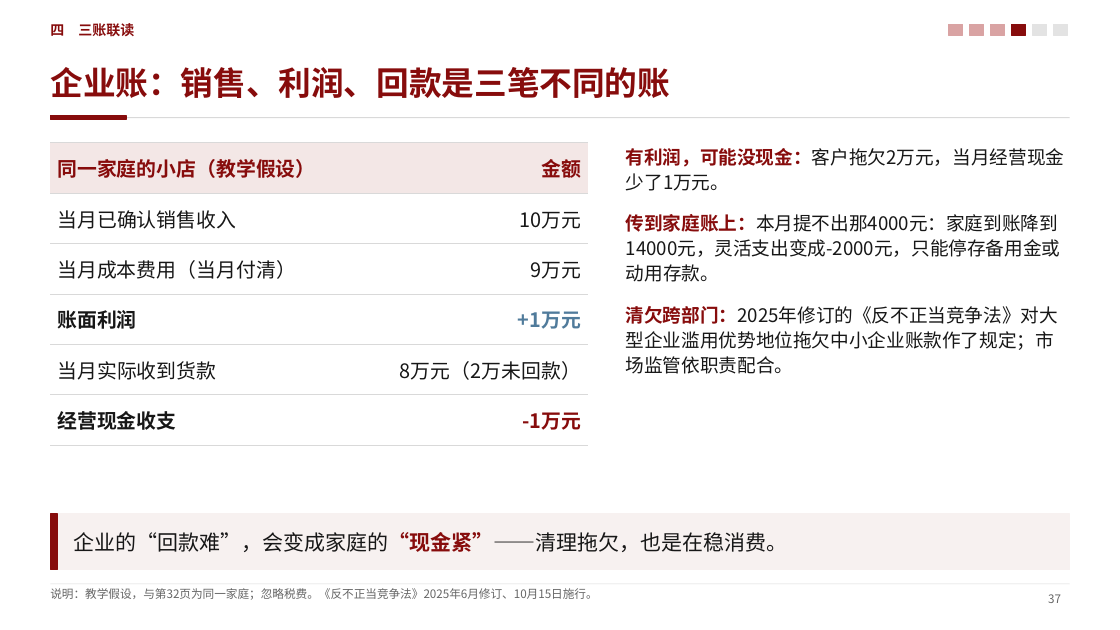
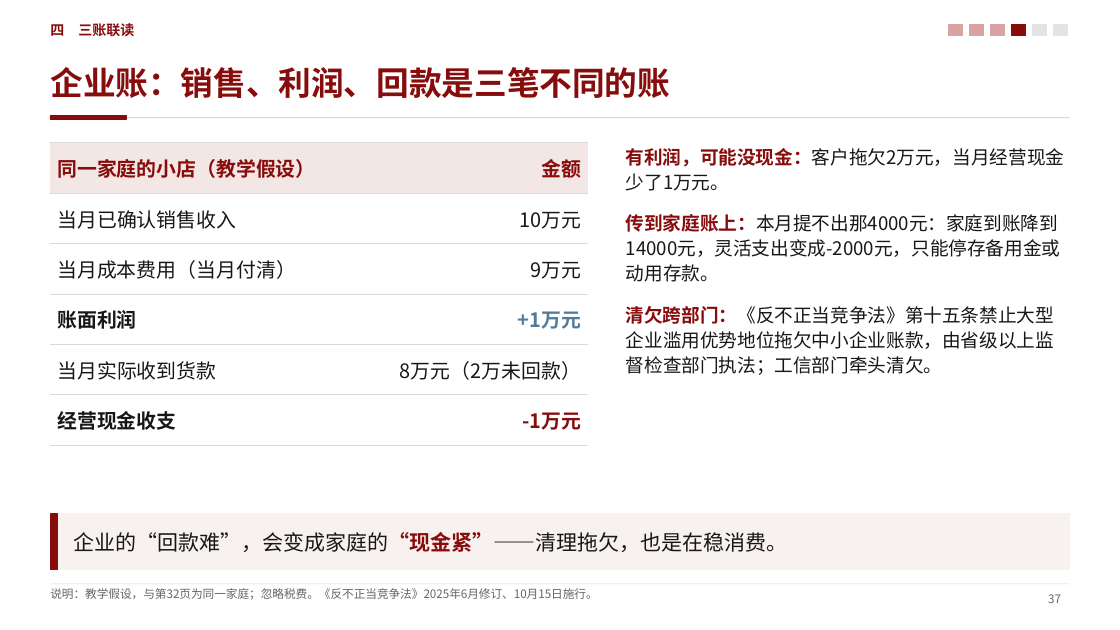
Before and after one commit to zerongwong/zerongwong.github.io, a slide deck: slide 37 of talks/2026-10-consumption-regulation/消费提振视角下的中国宏观经济形势分析_第三稿.pptx. Drawn at 1120x630 pixels with LibreOffice and Linux fonts; fonts in the diff are those of the drawing. Boxes give left, top, right and bottom in pixels: in the first picture for what was removed or moved away, otherwise in the second. Text is boxed around its words. In the diff, an @@ line names an element or a change of style, - is before the commit and + after.

```diff
--- a/talks/2026-10-consumption-regulation/消费提振视角下的中国宏观经济形势分析_第三稿.pptx
+++ b/talks/2026-10-consumption-regulation/消费提振视角下的中国宏观经济形势分析_第三稿.pptx
@@ text at [626,306,1054,375]: text changed @@
-清欠跨部门：2025年修订的《反不正当竞争法》对大型企业滥用优势地位拖欠中小企业账款作了规定；市场监管依职责配合。
+清欠跨部门：《反不正当竞争法》第十五条禁止大型企业滥用优势地位拖欠中小企业账款，由省级以上监督检查部门执法；工信部门牵头清欠。
```
Also in this commit, not shown: 13 other slides changed, 9 other files.
